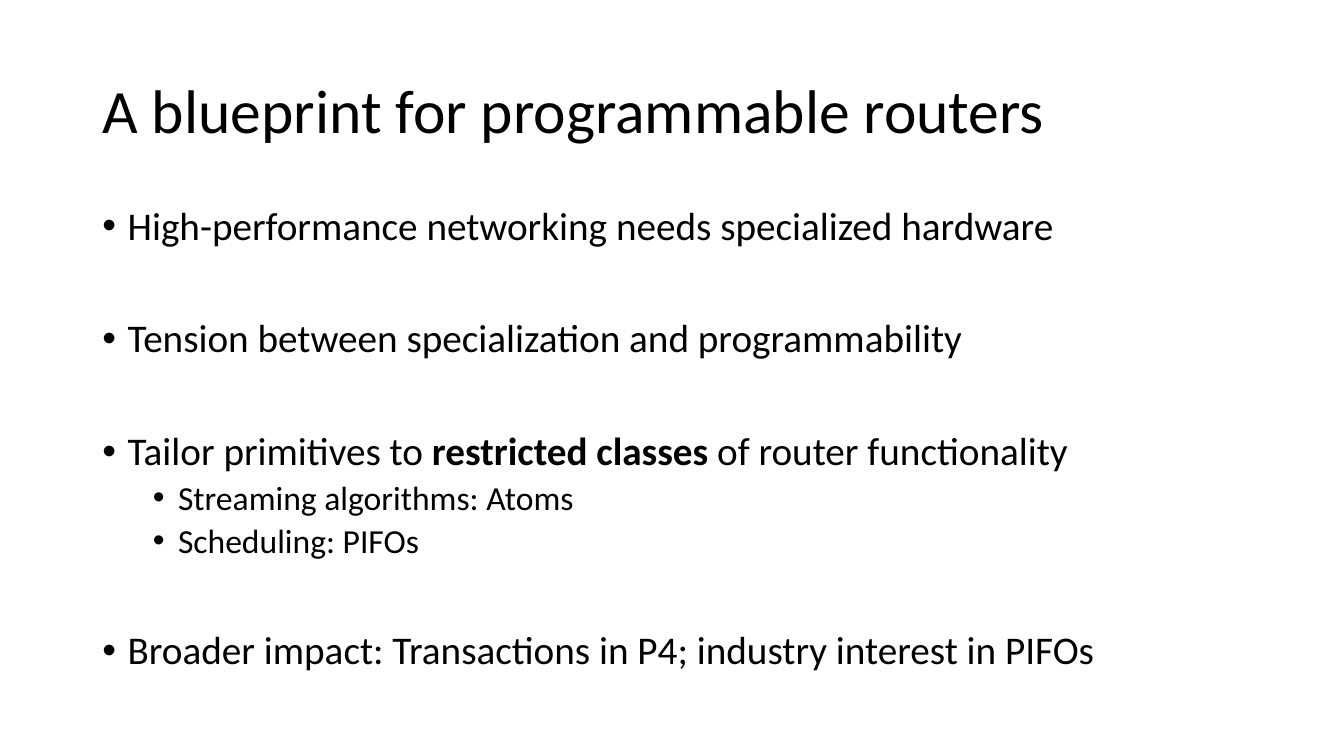
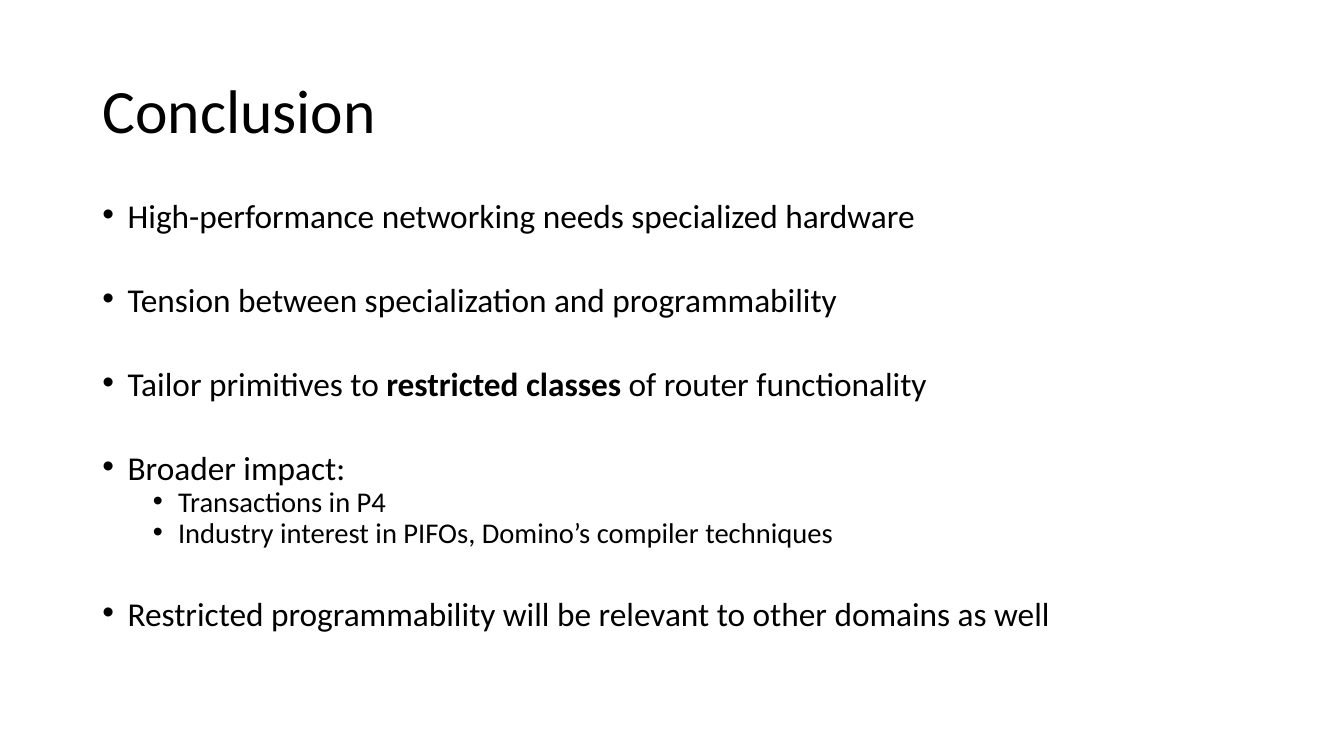
Before and after one commit to anirudhSK/pifo-domino-marple-ppts, a slide deck: slide 40 of combined_domino_pifo.pptx. Drawn at 1344x756 pixels with LibreOffice and Linux fonts; fonts in the diff are those of the drawing. Boxes give left, top, right and bottom in pixels: in the first picture for what was removed or moved away, otherwise in the second. Text is boxed around its words. In the diff, an @@ line names an element or a change of style, - is before the commit and + after.

```diff
--- a/combined_domino_pifo.pptx
+++ b/combined_domino_pifo.pptx
@@ title at (102, 90, 375, 134): text changed @@
-A blueprint for programmable routers
+Conclusion
@@ text at (128, 205, 926, 402): size 28 to 23.8 pt in "High-performance networking needs specialized hardware", "Tension between specialization and programmability", "Tailor primitives to restricted classes of router ..."; line spacing 0.9 to 0.7 @@
@@ text at (128, 457, 1049, 632): text changed; size 28 to 23.8 pt @@
-  • Streaming algorithms: Atoms
-  • Scheduling: PIFOs
-• Broader impact: Transactions in P4; industry interest in PIFOs
+• Broader impact:
+  • Transactions in P4
+  • Industry interest in PIFOs, Domino’s compiler techniques
+• Restricted programmability will be relevant to other domains as well
```
Also in this commit, not shown: 23 other slides changed, 6 slides added, 4 slides removed.
